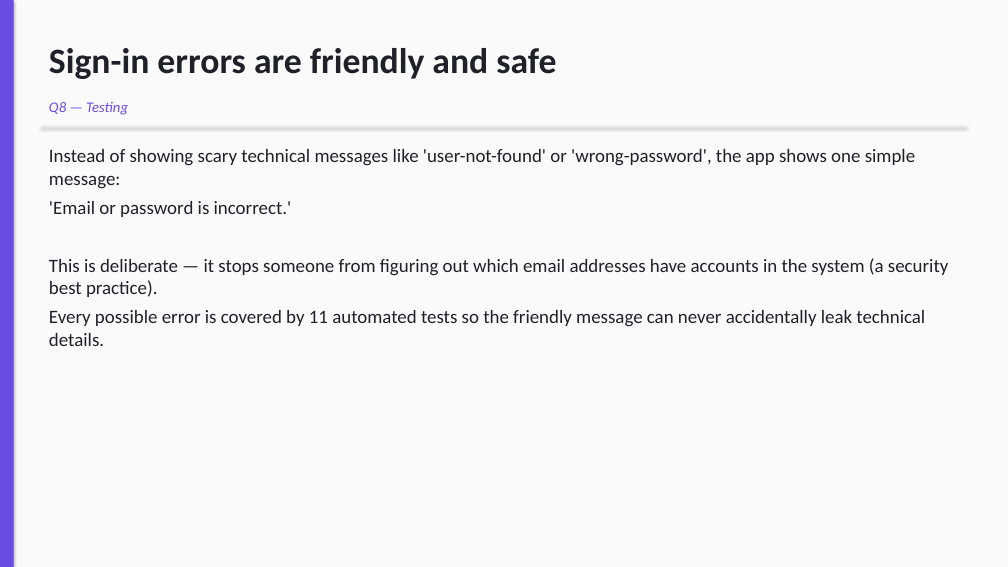
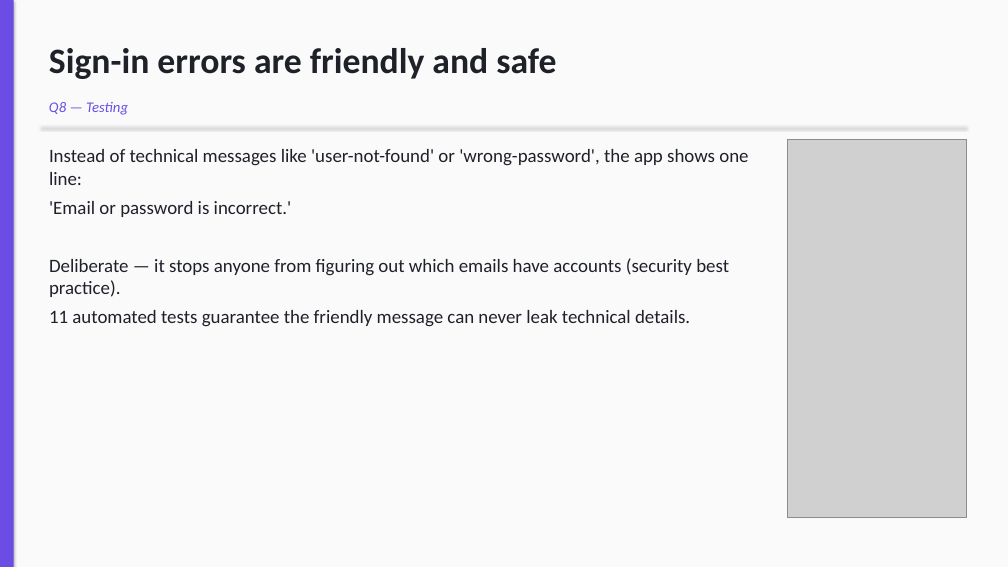
Before and after one commit to Tmaku18/vibzcheck-project2, a slide deck: slide 13 of submission/Vibzcheck_Presentation.pptx. Drawn at 1008x567 pixels with LibreOffice and Linux fonts; fonts in the diff are those of the drawing; grey boxes stand for pictures. Boxes give left, top, right and bottom in pixels: in the first picture for what was removed or moved away, otherwise in the second. Text is boxed around its words. In the diff, an @@ line names an element or a change of style, - is before the commit and + after.

Commit message:
docs(presentation): embed 6 real-app screenshots into slides 2, 6, 7, 9, 11, 12, 13, 15 with auto-shrinking body layout

```diff
--- a/submission/Vibzcheck_Presentation.pptx
+++ b/submission/Vibzcheck_Presentation.pptx
@@ text at [49, 149, 748, 185]: text changed @@
-Instead of showing scary technical messages like 'user-not-found' or 'wrong-password', the app shows one simple message:
+Instead of technical messages like 'user-not-found' or 'wrong-password', the app shows one line:
@@ picture added at [788, 140, 966, 518] @@
@@ text at [49, 258, 729, 327]: text changed @@
-This is deliberate — it stops someone from figuring out which email addresses have accounts in the system (a security best practice).
-Every possible error is covered by 11 automated tests so the friendly message can never accidentally leak technical details.
+Deliberate — it stops anyone from figuring out which emails have accounts (security best practice).
+11 automated tests guarantee the friendly message can never leak technical details.
```
Also in this commit, not shown: 7 other slides changed, 7 other files.
